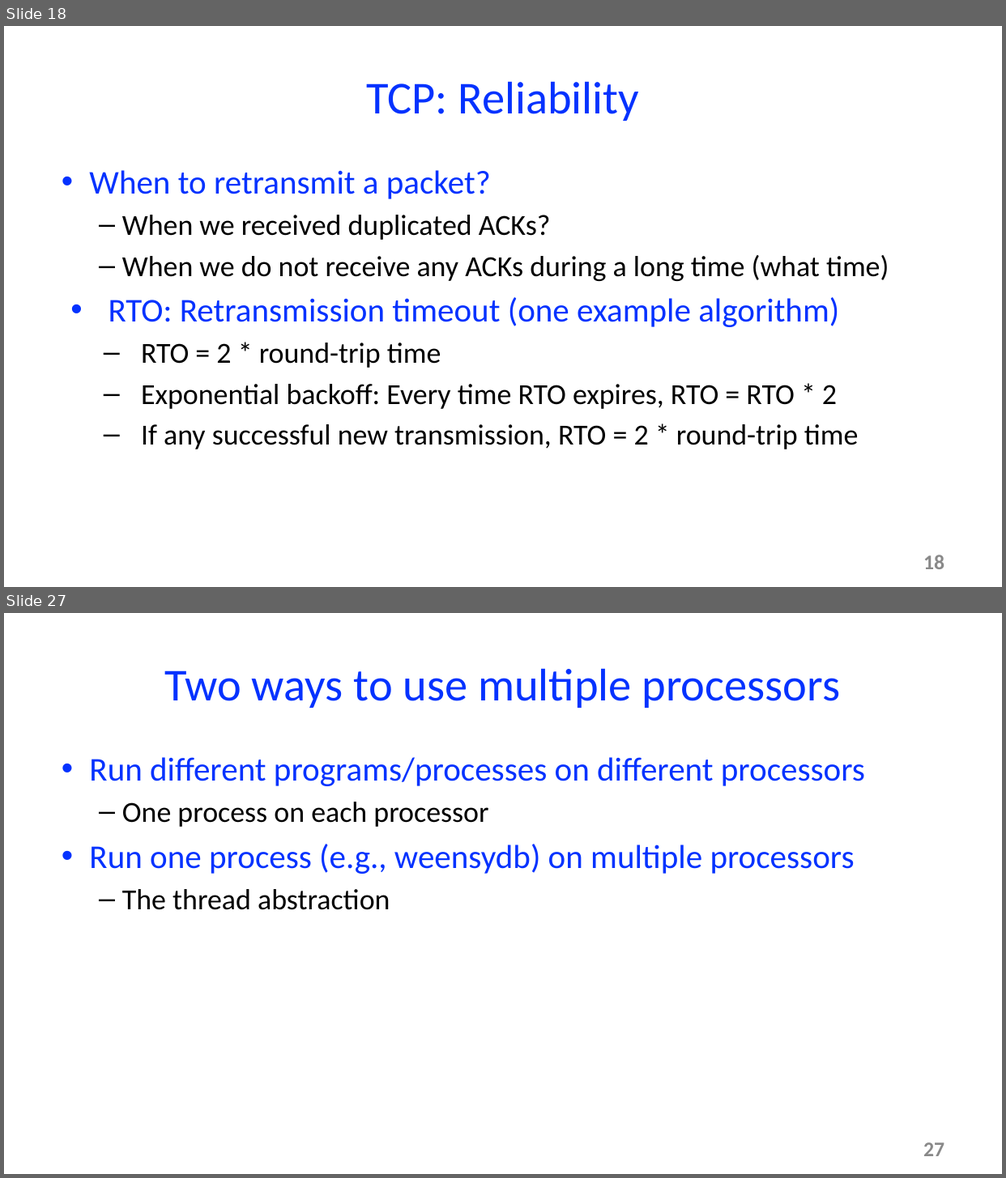
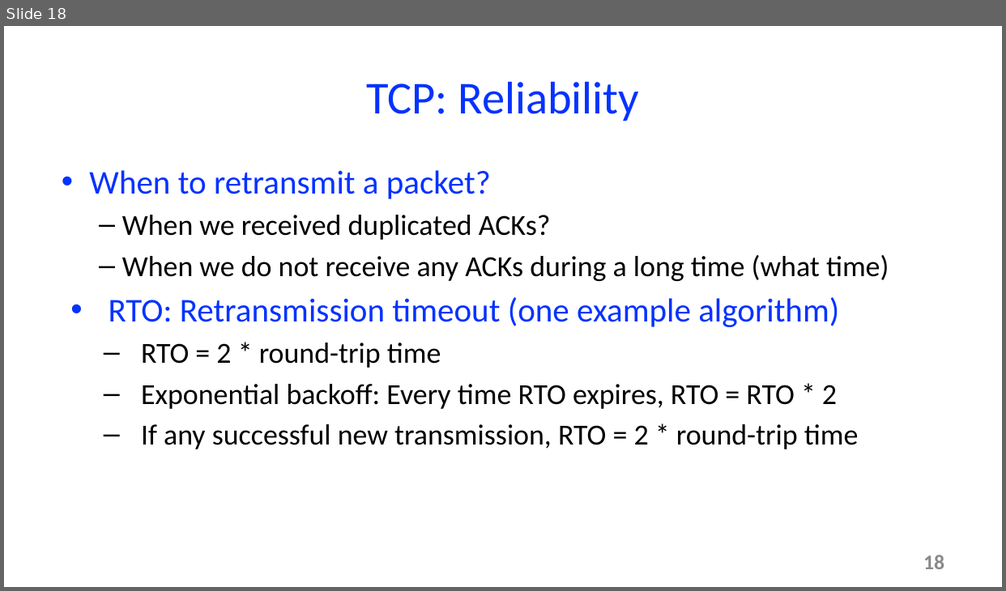
Before and after one commit to mtarunpr/cs61, a slide deck: net2/net2.pptx. Shown one above the other, each under a label of ours: slides 18 and 27 before the commit, slide 18 after it; the slides between them are not shown. The pictures are 1006x1178 and 1006x591 pixels, drawn with LibreOffice and Linux fonts; fonts in the diff are those of the drawing. Boxes give left, top, right and bottom in pixels: in the first picture for what was removed or moved away, otherwise in the second. Text is boxed around its words. In the diff, an @@ line names an element or a change of style, - is before the commit and + after.

```diff
--- a/net2/net2.pptx
+++ b/net2/net2.pptx
@@ slide 27 removed at (x1=4, y1=613, x2=1002, y2=1174), background #FFFFFF @@
@@ title removed at (x1=164, y1=668, x2=841, y2=708) @@
-Two ways to use multiple processors
@@ text removed at (x1=89, y1=757, x2=865, y2=910) @@
-• Run different programs/processes on different processors
-  – One process on each processor
-• Run one process (e.g., weensydb) on multiple processors
-  – The thread abstraction
@@ page number removed at (x1=923, y1=1143, x2=944, y2=1157) @@
-27
```
Also in this commit, not shown: 26 other slides removed.
